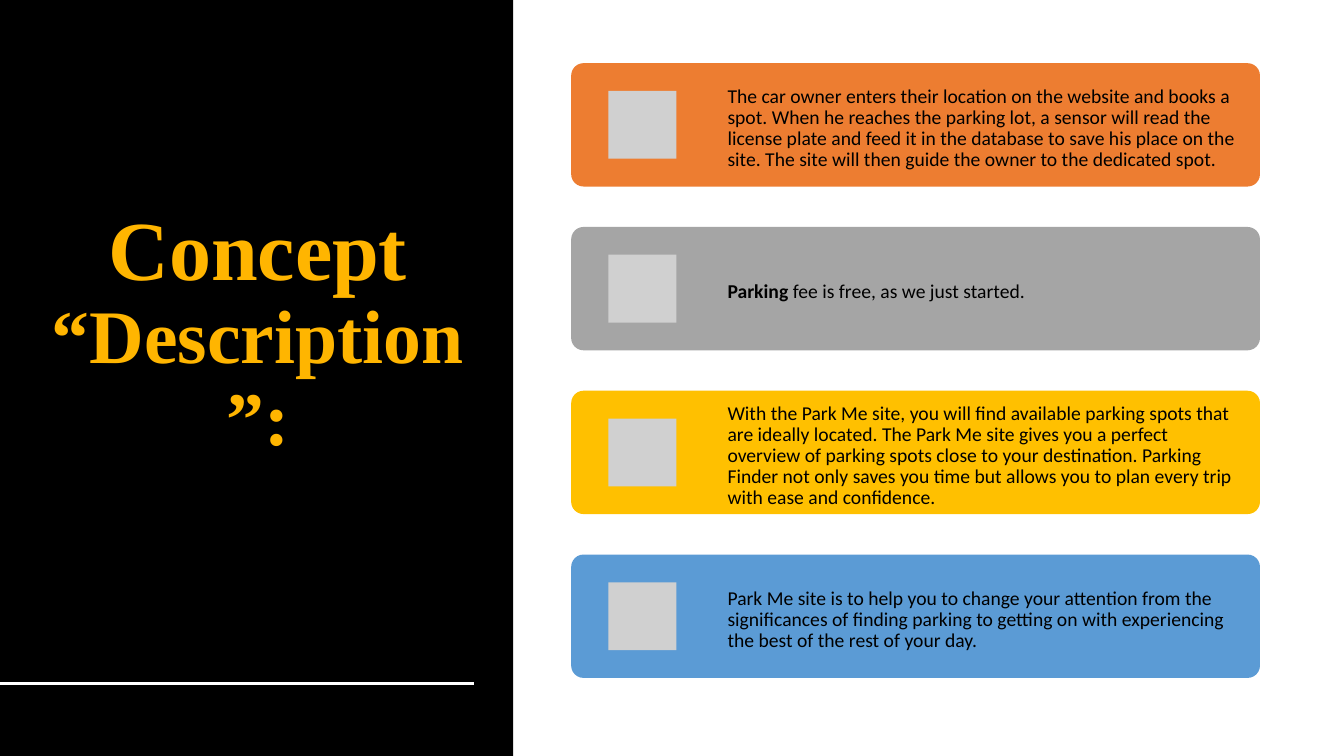
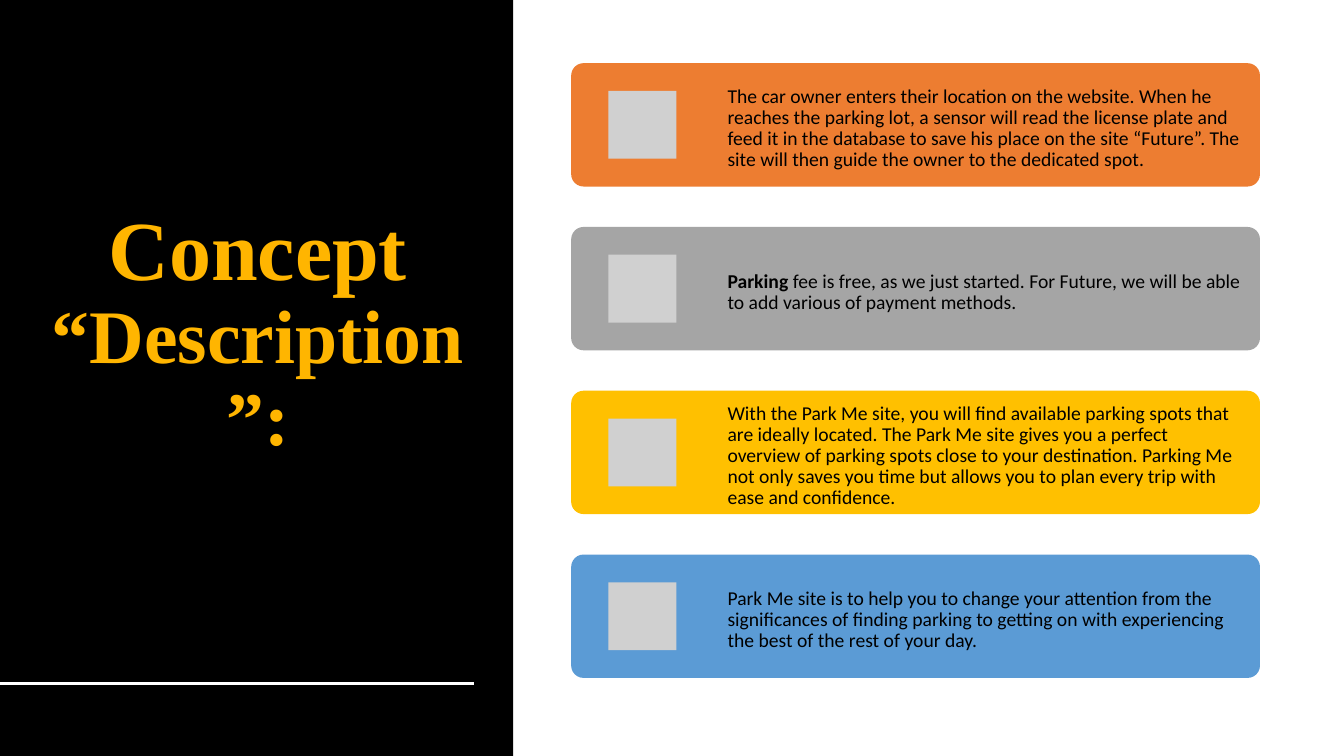
Before and after one commit to Yousiadel/Park-Me-Site, a slide deck: slide 3 of Project 1 for Group2 Parking Site.pptx. Drawn at 1344x756 pixels with LibreOffice and Linux fonts; fonts in the diff are those of the drawing; grey boxes stand for pictures. Boxes give left, top, right and bottom in pixels: in the first picture for what was removed or moved away, otherwise in the second. Text is boxed around its words. In the diff, an @@ line names an element or a change of style, - is before the commit and + after.

```diff
--- a/Project 1 for Group2 Parking Site.pptx
+++ b/Project 1 for Group2 Parking Site.pptx
@@ text at (x1=728, y1=89, x2=1240, y2=170): text changed @@
-The car owner enters their location on the website and books a spot. When he reaches the parking lot, a sensor will read the license plate and feed it in the database to save his place on the site. The site will then guide the owner to the dedicated spot.
+The car owner enters their location on the website. When he reaches the parking lot, a sensor will read the license plate and feed it in the database to save his place on the site “Future”. The site will then guide the owner to the dedicated spot.
@@ text at (x1=728, y1=274, x2=1240, y2=312): text changed @@
-Parking fee is free, as we just started.
+Parking fee is free, as we just started. For Future, we will be able to add various of payment methods.
@@ text at (x1=728, y1=406, x2=1232, y2=504): text changed @@
-With the Park Me site, you will find available parking spots that are ideally located. The Park Me site gives you a perfect overview of parking spots close to your destination. Parking Finder not only saves you time but allows you to plan every trip with ease and confidence.
+With the Park Me site, you will find available parking spots that are ideally located. The Park Me site gives you a perfect overview of parking spots close to your destination. Parking Me not only saves you time but allows you to plan every trip with ease and confidence.
```
Also in this commit, not shown: 7 other slides changed.
